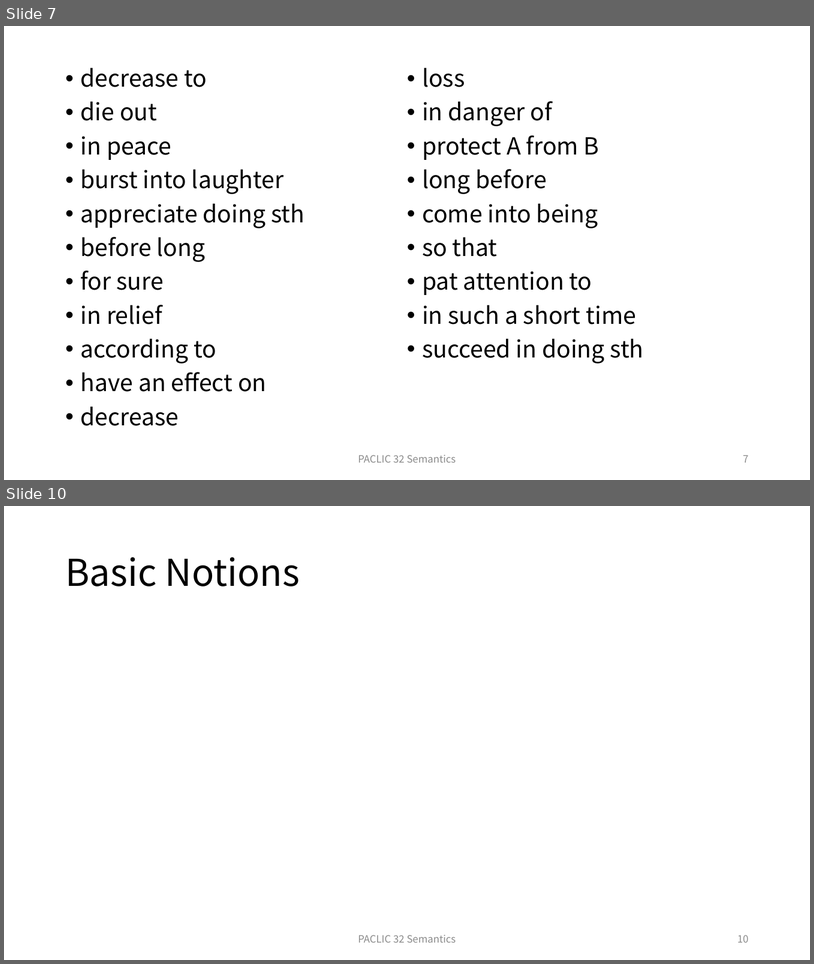
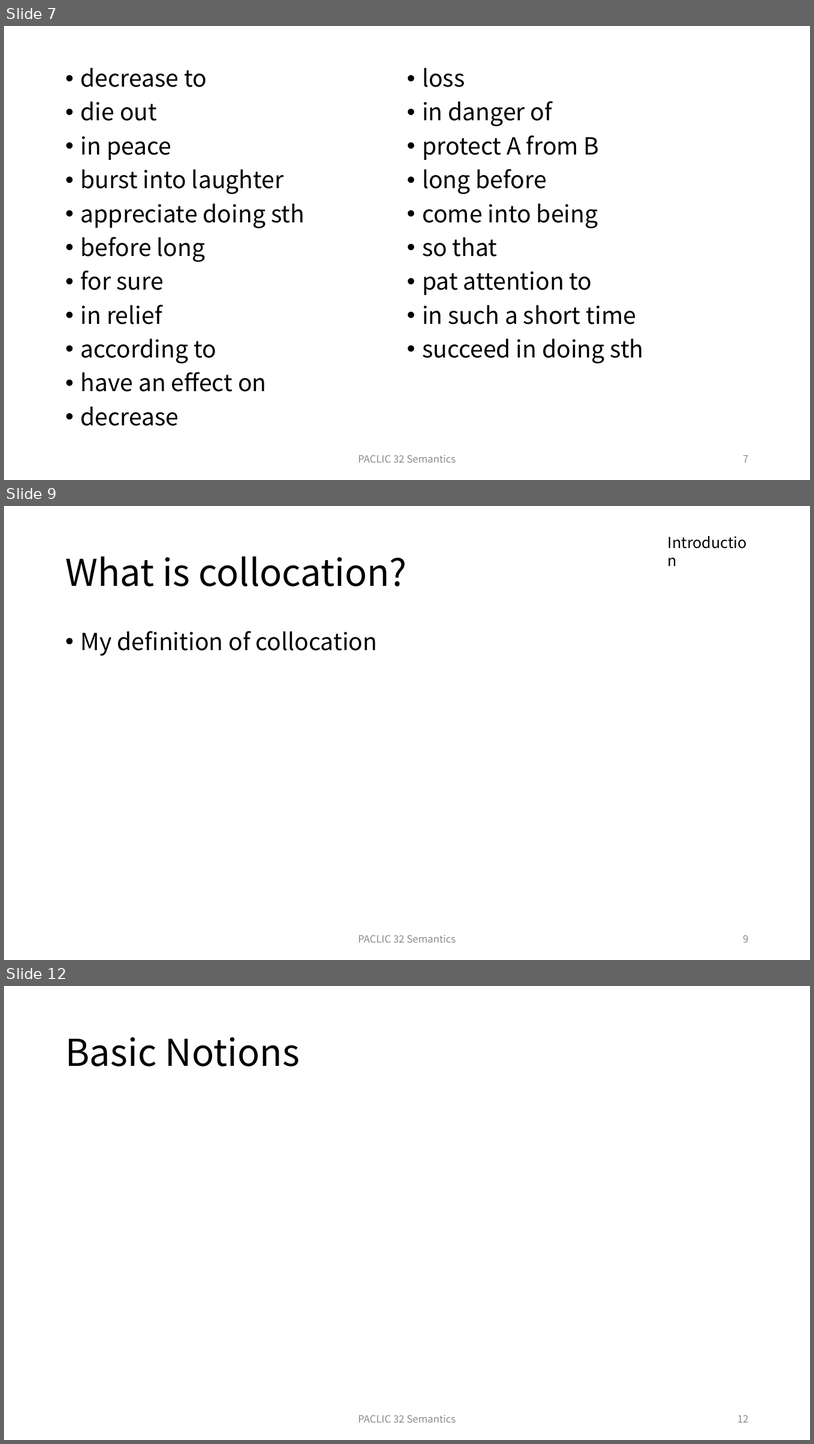
Before and after one commit to xiabo0816/Chinese_MWEs_Representation, a slide deck: PACLIC 32 Semantics session.pptx. Shown one above the other, each under a label of ours: slides 7 and 10 before the commit, slides 7, 9 and 12 after it; the slides between them are not shown. The pictures are 814x964 and 814x1444 pixels, drawn with LibreOffice and Linux fonts; fonts in the diff are those of the drawing. Boxes give left, top, right and bottom in pixels: in the first picture for what was removed or moved away, otherwise in the second. Text is boxed around its words. In the diff, an @@ line names an element or a change of style, - is before the commit and + after.

```diff
--- a/PACLIC 32 Semantics session.pptx
+++ b/PACLIC 32 Semantics session.pptx
@@ slide 9 added at (4, 506, 810, 960), background #FFFFFF @@
@@ text added at (662, 530, 755, 555), 18 pt, text #000000 @@
+Introduction
@@ title added at (65, 556, 407, 586), 44 pt, text #000000 @@
+What is collocation?
@@ text added at (81, 631, 378, 655), 28 pt, text #000000 @@
+• My definition of collocation
@@ text added at (358, 934, 456, 942), 12 pt, text #8C8C8C @@
+PACLIC 32 Semantics
@@ page number added at (743, 934, 749, 942), 12 pt, text #8C8C8C @@
+9
@@ what was slide 10 is now slide 12 @@
@@ page number at (738, 1414, 749, 1422): text changed @@
-10
+12
```
Also in this commit, not shown: 4 slides changed, 1 other slide added, 1 other file.
